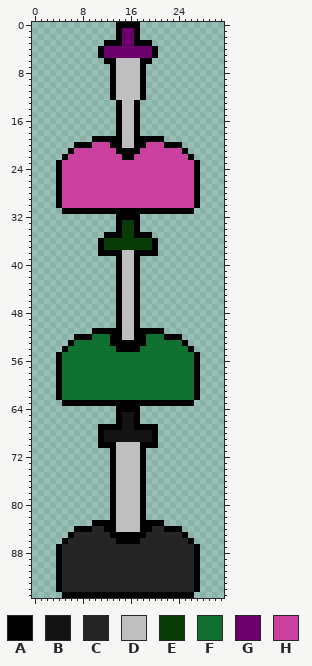
One commit to this sprite sheet: resrc/img/swstones.png. The picture above is the old version.
The file is 32x96 pixels.
Palette (. is transparent): A #000000  B #131313  C #252525  D #bfbfbf  E #083b05  F #0f7030  G #6b006c  H #ca409e
Now the later version:
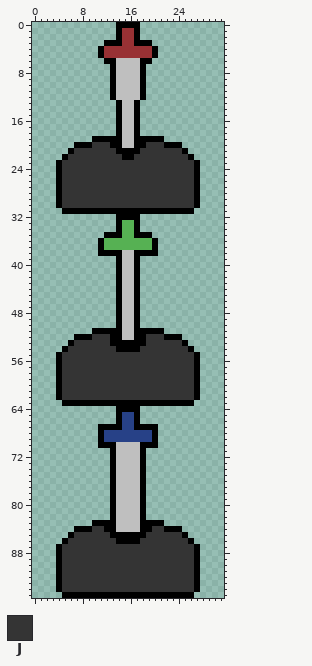
Colours new in this view: J #343434
Change:
colour B: #131313 -> #274187
colour E: #083b05 -> #56b153
colour G: #6b006c -> #983134
y 20: x 10..12 HHH -> JJJ; x 19..21 HHH -> JJJ
y 21: x 7..13 HHHHHHH -> JJJJJJJ; x 18..24 HHHHHHH -> JJJJJJJ
y 22: x 6..14 HHHHHHHHH -> JJJJJJJJJ; x 17..25 HHHHHHHHH -> JJJJJJJJJ
y 23..30: x 5..26 HHHHHHHHHHHHHHHHHHHHHH -> JJJJJJJJJJJJJJJJJJJJJJ
y 52: x 10..12 FFF -> JJJ; x 19..21 FFF -> JJJ
y 53: x 7..12 FFFFFF -> JJJJJJ; x 19..24 FFFFFF -> JJJJJJ
y 54: x 6..13 FFFFFFFF -> JJJJJJJJ; x 18..25 FFFFFFFF -> JJJJJJJJ
y 55..62: x 5..26 FFFFFFFFFFFFFFFFFFFFFF -> JJJJJJJJJJJJJJJJJJJJJJ
y 84: x 10..11 CC -> JJ; x 20..21 CC -> JJ
y 85: x 7..12 CCCCCC -> JJJJJJ; x 19..24 CCCCCC -> JJJJJJ
y 86: x 6..13 CCCCCCCC -> JJJJJJJJ; x 18..25 CCCCCCCC -> JJJJJJJJ
y 87..94: x 5..26 CCCCCCCCCCCCCCCCCCCCCC -> JJJJJJJJJJJJJJJJJJJJJJ
Where, in picture pixels (left, top, right, bottom), the same in both pictures:
changed: (104, 28, 152, 58)
changed: (62, 142, 194, 250)
changed: (62, 334, 194, 442)
changed: (62, 526, 194, 592)
